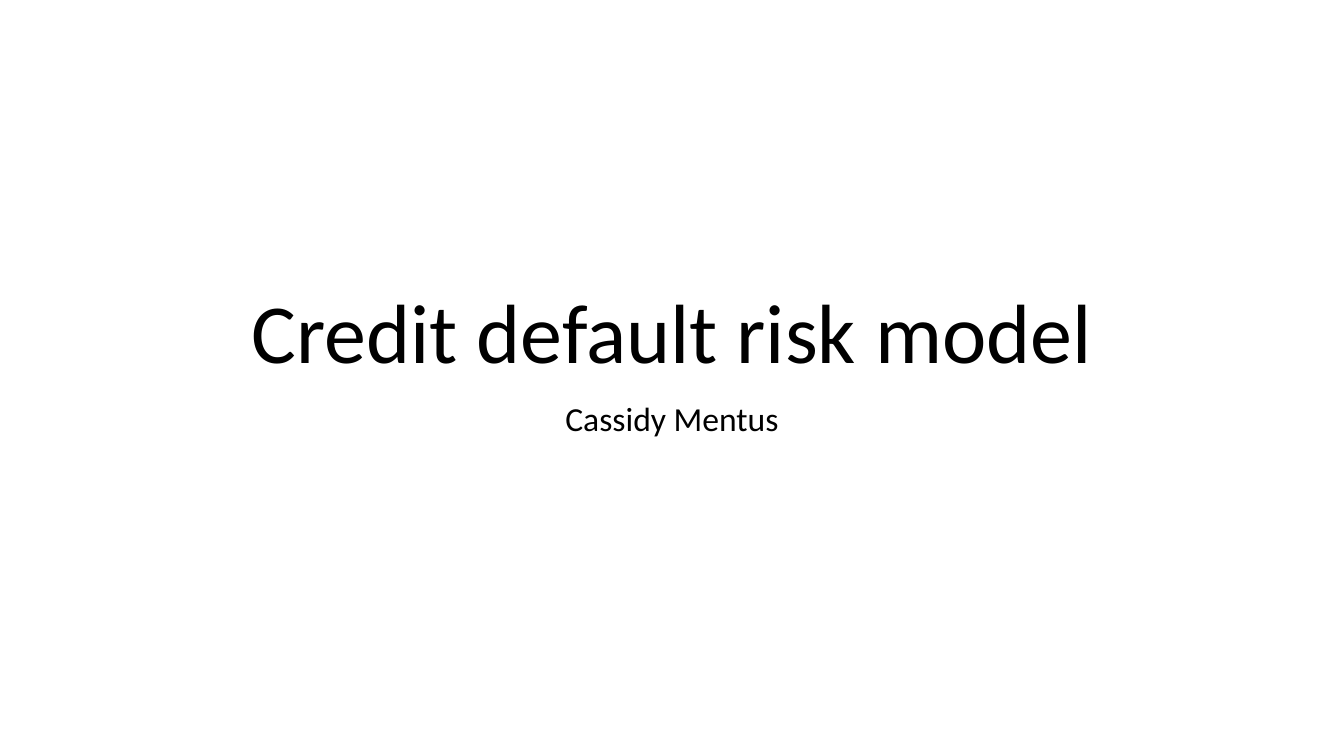
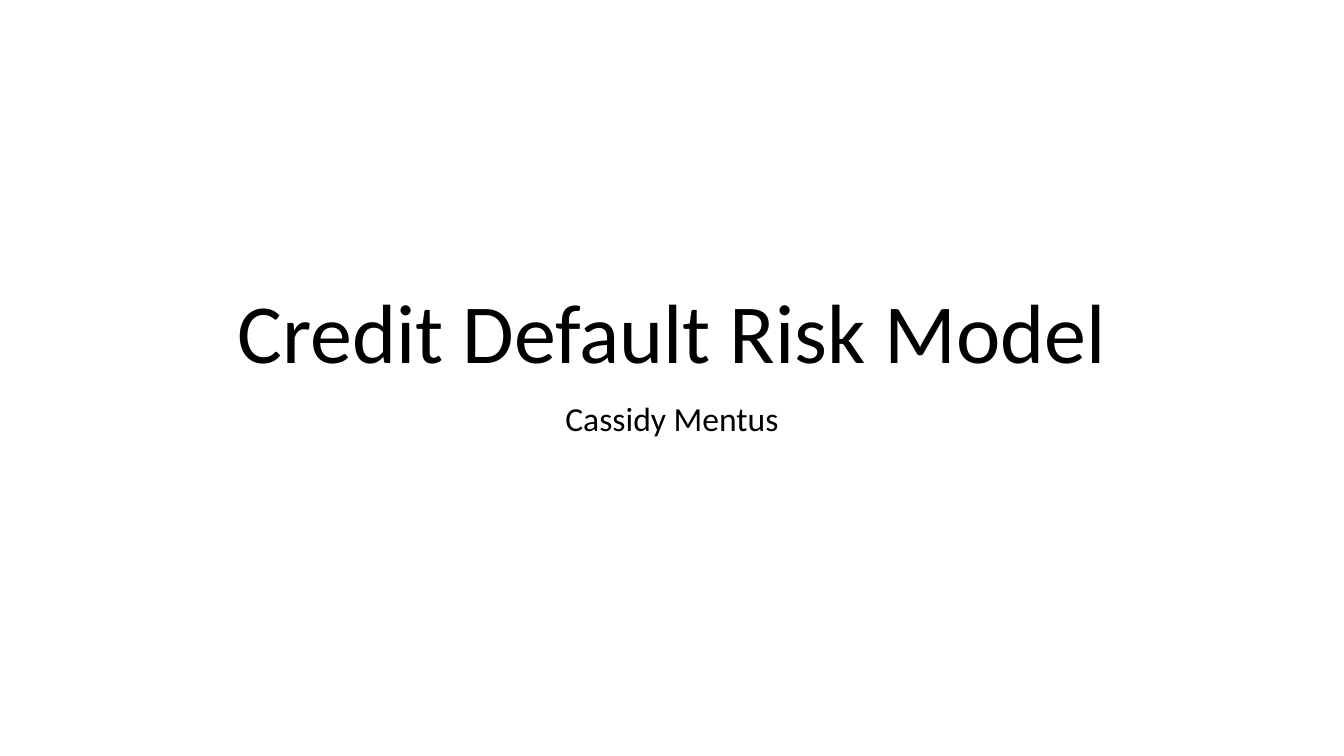
Before and after one commit to cmentus/take-home-assignment, a slide deck: slide 1 of credit_default_model11-12.pptx. Drawn at 1344x756 pixels with LibreOffice and Linux fonts; fonts in the diff are those of the drawing. Boxes give left, top, right and bottom in pixels: in the first picture for what was removed or moved away, otherwise in the second. Text is boxed around its words. In the diff, an @@ line names an element or a change of style, - is before the commit and + after.

Commit message:
edit powerpoint

```diff
--- a/credit_default_model11-12.pptx
+++ b/credit_default_model11-12.pptx
@@ title at [237,304,1106,364]: text changed @@
-Credit default risk model
+Credit Default Risk Model
```
Also in this commit, not shown: 1 other file.
